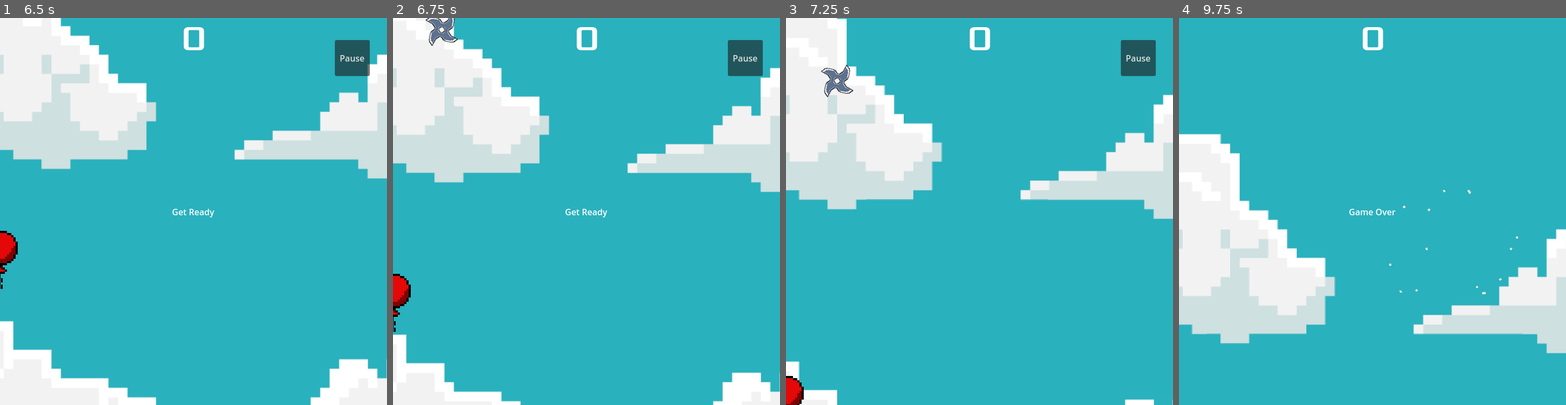
Above: before the commit, frames 1-4 (left to right).
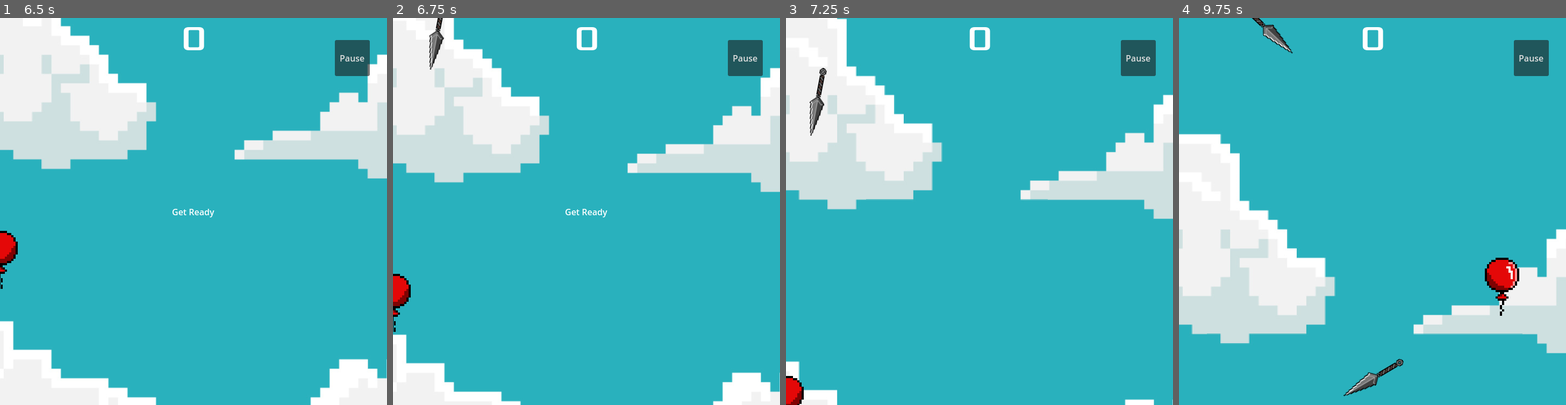
Above: after the commit, the same moments.

Repository: Turik556/First2D
Game: Godot game, scene res://Scenes/game.tscn
Two runs of this game, one before a commit and one after it. Both use one fixed random seed, a clock stepped at 60 frames per second and the inputs below.
Inputs:
- Up to frame 1 (6.5 s): click "Start" at 0.5 s; hold D (move_right) 1.28-2.03 s; hold S (move_down) 2.03-2.78 s; hold D (move_right) 2.78-3.53 s; hold W (move_up) 3.53-4.28 s; hold A (move_left) 4.28-5 s; click "Start" at 5 s; hold A (move_left) from 5.78 s (still down)
- Up to frame 2 (6.75 s): release A (move_left) at 6.53 s; hold S (move_down) from 6.53 s (still down)
- Up to frame 3 (7.25 s): keep holding S (move_down)
- Up to frame 4 (9.75 s): release S (move_down) at 7.28 s; hold D (move_right) 7.28-8.03 s; hold W (move_up) 8.03-8.78 s; hold D (move_right) 8.78-9.53 s; hold S (move_down) from 9.53 s (still down)

Frame 1 is identical in both runs. In frame 2, 0.5% of the frame differs, in the area x 8-17%, y 0-14%; in frame 3, 0.7%; in frame 4, 2.3%, in the area x 18-96%, y 0-98%.

Commit message:
repair speed_up logic to kunai

Diff:
--- a/Scenes/Handlers/EnemyHandler.tscn
+++ b/Scenes/Handlers/EnemyHandler.tscn
@@ -1,10 +1,8 @@
-[gd_scene load_steps=7 format=3 uid="uid://bqi3n4fssgs2l"]
+[gd_scene load_steps=5 format=3 uid="uid://bqi3n4fssgs2l"]
 
 [ext_resource type="Script" path="res://scripts/enemy_handler.gd" id="1_15j12"]
-[ext_resource type="PackedScene" uid="uid://dn3uhqj24rcyi" path="res://Scenes/Enemies/saw_64.tscn" id="2_fia5u"]
 [ext_resource type="PackedScene" uid="uid://ctvsu42r2m2b5" path="res://Scenes/Enemies/kunai_.tscn" id="2_mjaxh"]
 [ext_resource type="PackedScene" uid="uid://4i2iyednab76" path="res://Scenes/Enemies/shuriken.tscn" id="3_cd12b"]
-[ext_resource type="PackedScene" uid="uid://b8fo4f7bqh0e3" path="res://Scenes/Enemies/saw_128.tscn" id="4_6kce5"]
 
 [sub_resource type="Curve2D" id="Curve2D_mvari"]
 _data = {
@@ -14,7 +12,7 @@
 
 [node name="EnemyHandler" type="Node"]
 script = ExtResource("1_15j12")
-Enemys = Array[PackedScene]([ExtResource("2_mjaxh"), ExtResource("2_fia5u"), ExtResource("4_6kce5"), ExtResource("3_cd12b")])
+Enemys = Array[PackedScene]([ExtResource("2_mjaxh")])
 mob_scene = ExtResource("3_cd12b")
 
 [node name="MobTimer" type="Timer" parent="."]
--- a/Scenes/Handlers/item_spawner.tscn
+++ b/Scenes/Handlers/item_spawner.tscn
@@ -1,10 +1,8 @@
-[gd_scene load_steps=5 format=3 uid="uid://b2thwqcug124p"]
+[gd_scene load_steps=3 format=3 uid="uid://b2thwqcug124p"]
 
 [ext_resource type="Script" path="res://scripts/item_spawner.gd" id="1_j3mru"]
 [ext_resource type="PackedScene" uid="uid://pvr776ugj5v" path="res://Scenes/Items/enemy_speed_up_item.tscn" id="3_4lyc3"]
-[ext_resource type="PackedScene" uid="uid://byscbhf26pakv" path="res://Scenes/Items/Change_size_b_item.tscn" id="4_tg13p"]
-[ext_resource type="PackedScene" uid="uid://cmla5ifurvf0q" path="res://Scenes/Items/change_size_s_item.tscn" id="5_fyq3m"]
 
 [node name="Item_spawner" type="Node"]
 script = ExtResource("1_j3mru")
-Items = Array[PackedScene]([ExtResource("3_4lyc3"), ExtResource("5_fyq3m"), ExtResource("4_tg13p")])
+Items = Array[PackedScene]([ExtResource("3_4lyc3")])
--- a/scripts/enemy_handler.gd
+++ b/scripts/enemy_handler.gd
@@ -5,6 +5,7 @@
 @export var mob_scene: PackedScene
 @onready var mob_spawn_location = $MobPath/MobSpawnLocation
 var i=0
+var is_speed_up = false
 signal s_died
 # Called when the node enters the scene tree for the first time.
 func _ready() -> void:
@@ -63,3 +64,6 @@
 	$MobTimer.wait_time = current_timer - 0.2
 	print ($MobTimer.wait_time)
 	pass
+func set_speed_up(value):
+	is_speed_up = value
+	pass
--- a/scripts/global.gd
+++ b/scripts/global.gd
@@ -11,3 +11,4 @@
 signal s_froze_ends
 signal s_speed_up_start
 signal s_speed_up_ends
+var c_velocity:Vector2
--- a/scripts/kunai.gd
+++ b/scripts/kunai.gd
@@ -12,6 +12,7 @@
 # Called every frame. 'delta' is the elapsed time since the previous frame.
 func _physics_process(delta: float) -> void:
 	move_and_collide(velocity * delta)
+	print("current =", _velocity)
 	pass
 
 func initialize():
@@ -21,15 +22,21 @@
 	Global.s_froze_start.connect(on_froze_start)
 	Global.s_froze_ends.connect(on_item_effect_ends)
 	Global.s_speed_up_start.connect(on_speed_up_start)
-	Global.s_speed_up_ends.connect(on_item_effect_ends)
+	Global.s_speed_up_ends.connect(_speed_up_end)
 	spawn_pos = handler.get_spawn_location()
 	position = spawn_pos.position
 	pos = player.get_pos()
 	velocity = (pos-position).normalized() * speed
 	look_at(pos)
 	rotation += PI
+	if handler.is_speed_up:
+		velocity *= 2
 	pass
-
+func _speed_up_end():
+	if handler.is_speed_up:
+		velocity /=2
+		handler.set_speed_up(false)
+	pass
 func on_froze_start():
 	print("check")
 	_velocity = velocity
@@ -42,6 +49,6 @@
 	pass
 
 func on_speed_up_start():
-	_velocity = velocity
 	velocity *=2
+	handler.set_speed_up(true)
 	pass
